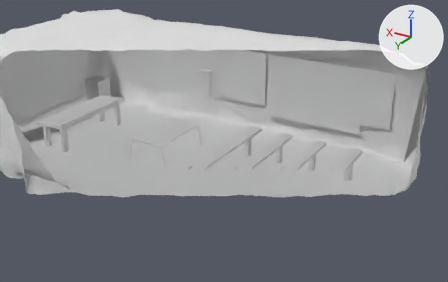
What one commit did to the FBX model Assets/_Models/Environment/Waiting Room/Waiting Room Textures.fbx.
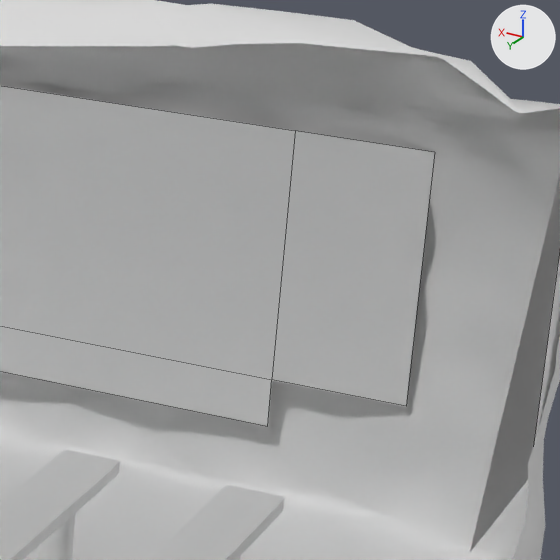
Each version is shown whole from a 50 mm camera at (-6.75, 2.43, 5.16) aimed at (-1.19, -6.85, 0.52), then close up on the part from 67% to 95% of the width and 14% to 58% of the height. The lights are fixed; the arrows at upper right show +X, +Y and +Z. The close-ups show mesh edges as thin lines. Everything nearer to the camera than a plane just in front of the edit is cut away. Where no turn or scale is listed for an object, it has been applied to the vertices.

Names of what the first close-up shows: 'Interior Assets', 'Mine Walls', 'Wall and signs', 'Wall and signs.001'.
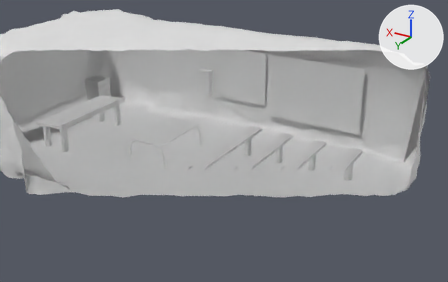
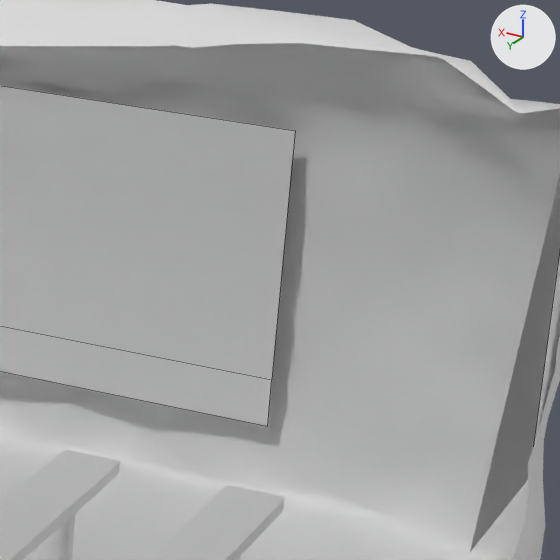
The change, as a diff of the scene's bpy script:
```diff
--- a/Assets/_Models/Environment/Waiting Room/Waiting Room Textures.fbx.py
+++ b/Assets/_Models/Environment/Waiting Room/Waiting Room Textures.fbx.py
@@ me_plane_001 @@
 me_plane_001.from_pydata(...)  # 12 vertices, 4 faces; spans x -7.43..-3.53, y -2.52..-2.49, z -0.71..0.64
 # used by ob_wall_and_signs_001; location = (3.651, -6.246, 1.115)
 # verts and faces of me_plane_001; kept vertices keep their numbers, new ones are numbered from 12
 # before: 4 (-7.43, -2.49, 0.64) at pixel (434, 152), 7 (-7.43, -2.49, -0.49) at pixel (406, 406), 9 (-6.83, -2.49, 0.64) at pixel (295, 130), 11 (-6.83, -2.49, -0.49) at pixel (271, 379)
+# me_plane_001 part 1
+delete_vertices([4, 7])  # with the faces that use them
 me_plane_001.materials.append(mat_walls_and_signs)
```

What differs and where, as boxes (x1, y1, x2, y2) in the close-ups (560 x 560 px):
'Wall and signs.001', reshaped: before (0, 86, 435, 426); after (0, 86, 295, 426)
part 1 of me_plane_001, deleted: before (272, 131, 435, 406)
